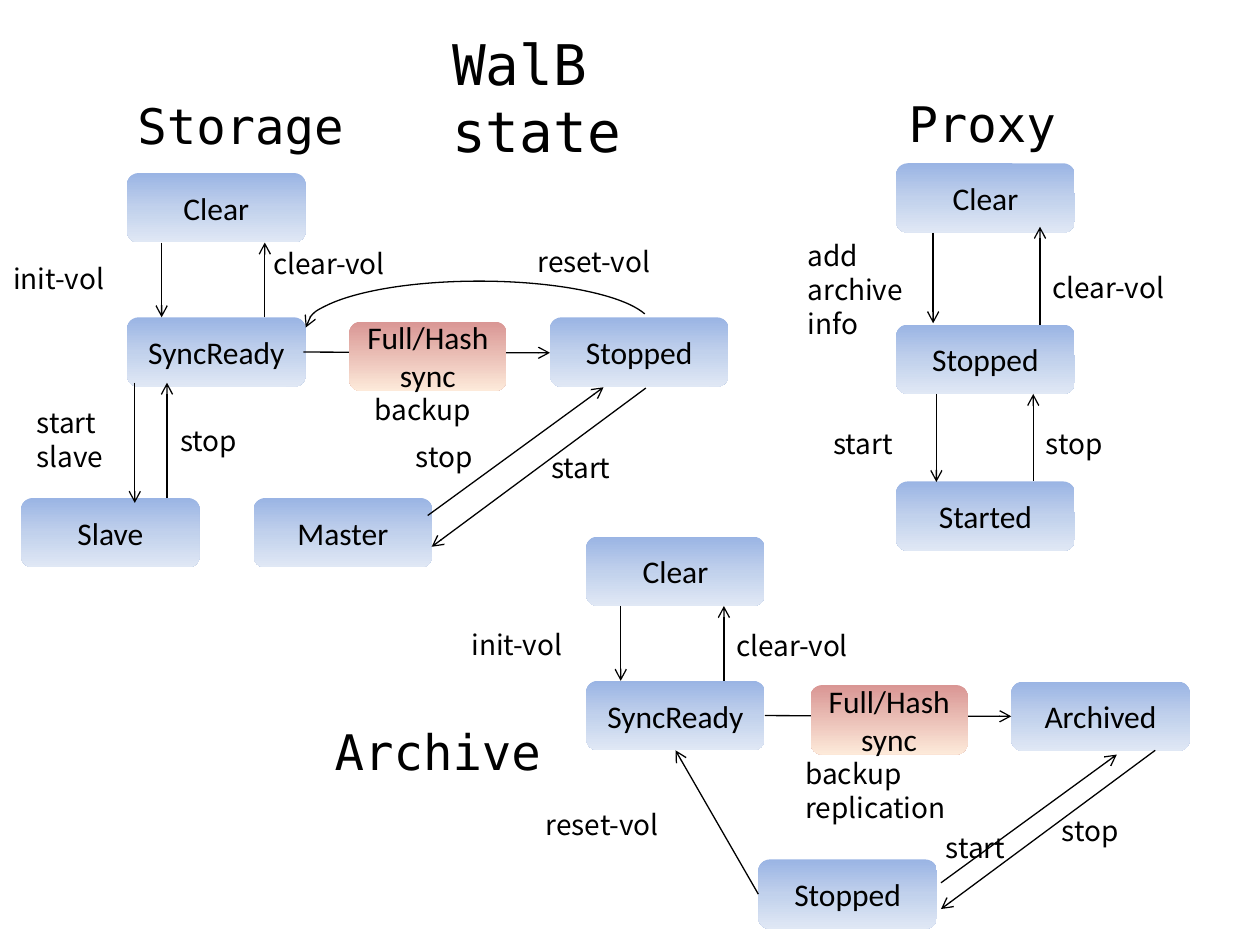
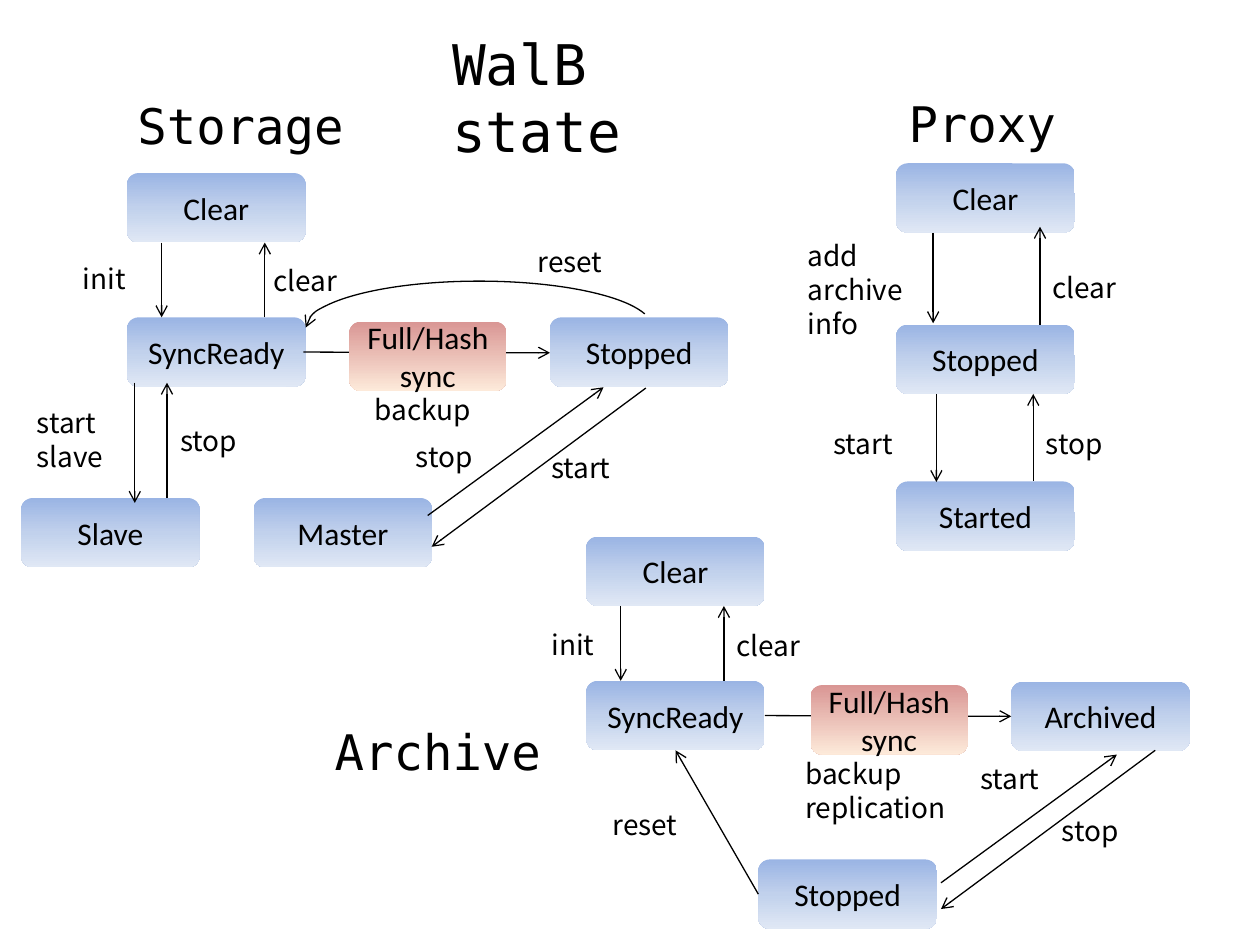
Before and after one commit to walb-linux/walb-tools, a slide deck: slide 1 of doc/state-cmd.pptx. Drawn at 1260x945 pixels with LibreOffice and Linux fonts; fonts in the diff are those of the drawing. Boxes give left, top, right and bottom in pixels: in the first picture for what was removed or moved away, otherwise in the second. Text is boxed around its words. In the diff, an @@ line names an element or a change of style, - is before the commit and + after.

Commit message:
rename *_vol to *

```diff
--- a/doc/state-cmd.pptx
+++ b/doc/state-cmd.pptx
@@ text at [83, 267, 126, 290]: text changed @@
-init-vol
+init
@@ text at [273, 268, 337, 292]: text changed @@
-clear-vol
+clear
@@ text at [538, 252, 603, 273]: text changed @@
-reset-vol
+reset
@@ text at [1052, 275, 1116, 299]: text changed @@
-clear-vol
+clear
@@ text at [551, 633, 594, 656]: text changed @@
-init-vol
+init
@@ text at [736, 633, 800, 657]: text changed @@
-clear-vol
+clear
@@ text "start" rewrapped from [946, 835, 1005, 866] to [980, 769, 1039, 790] @@
@@ text at [613, 815, 678, 836]: text changed @@
-reset-vol
+reset
```
